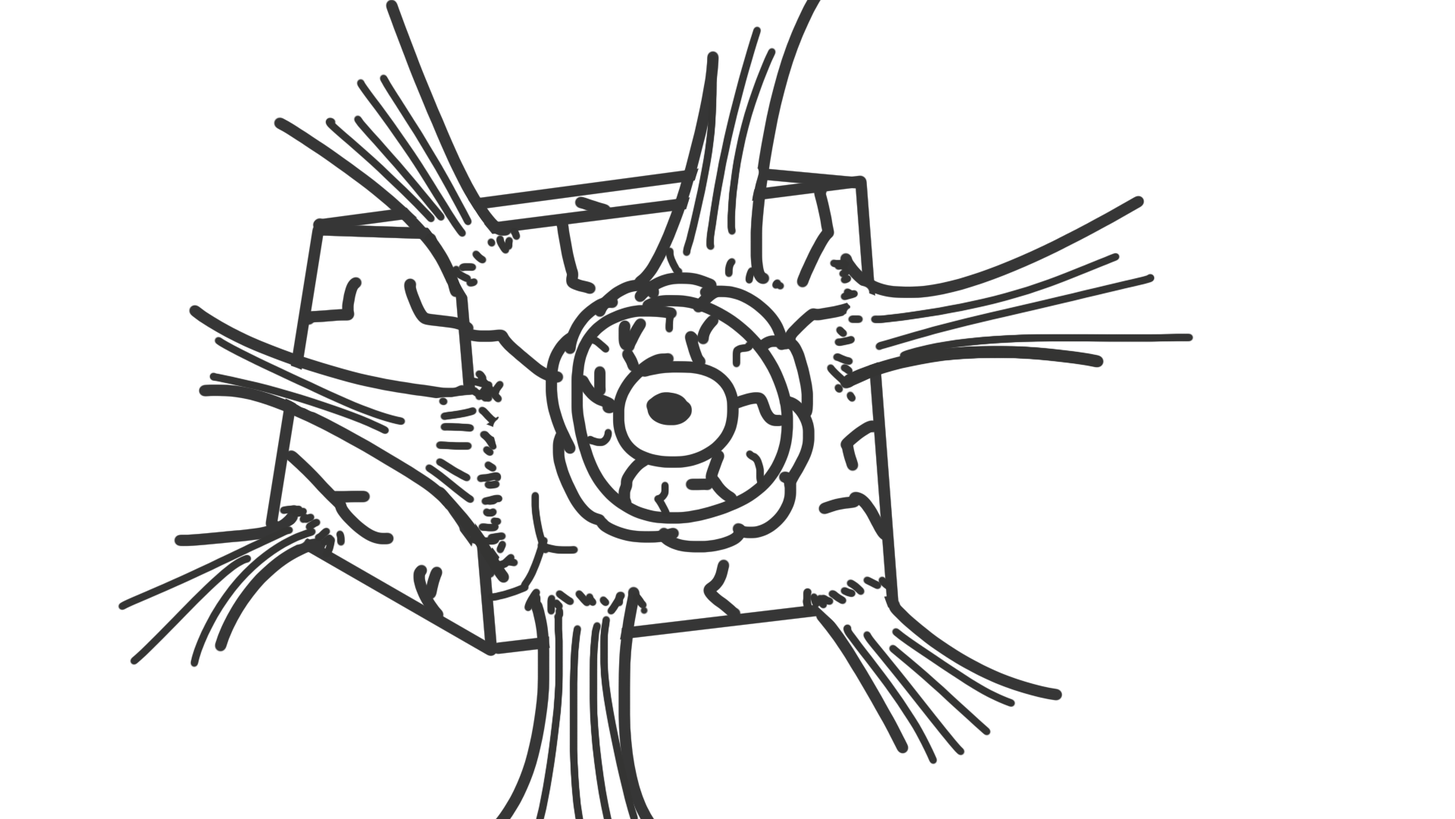
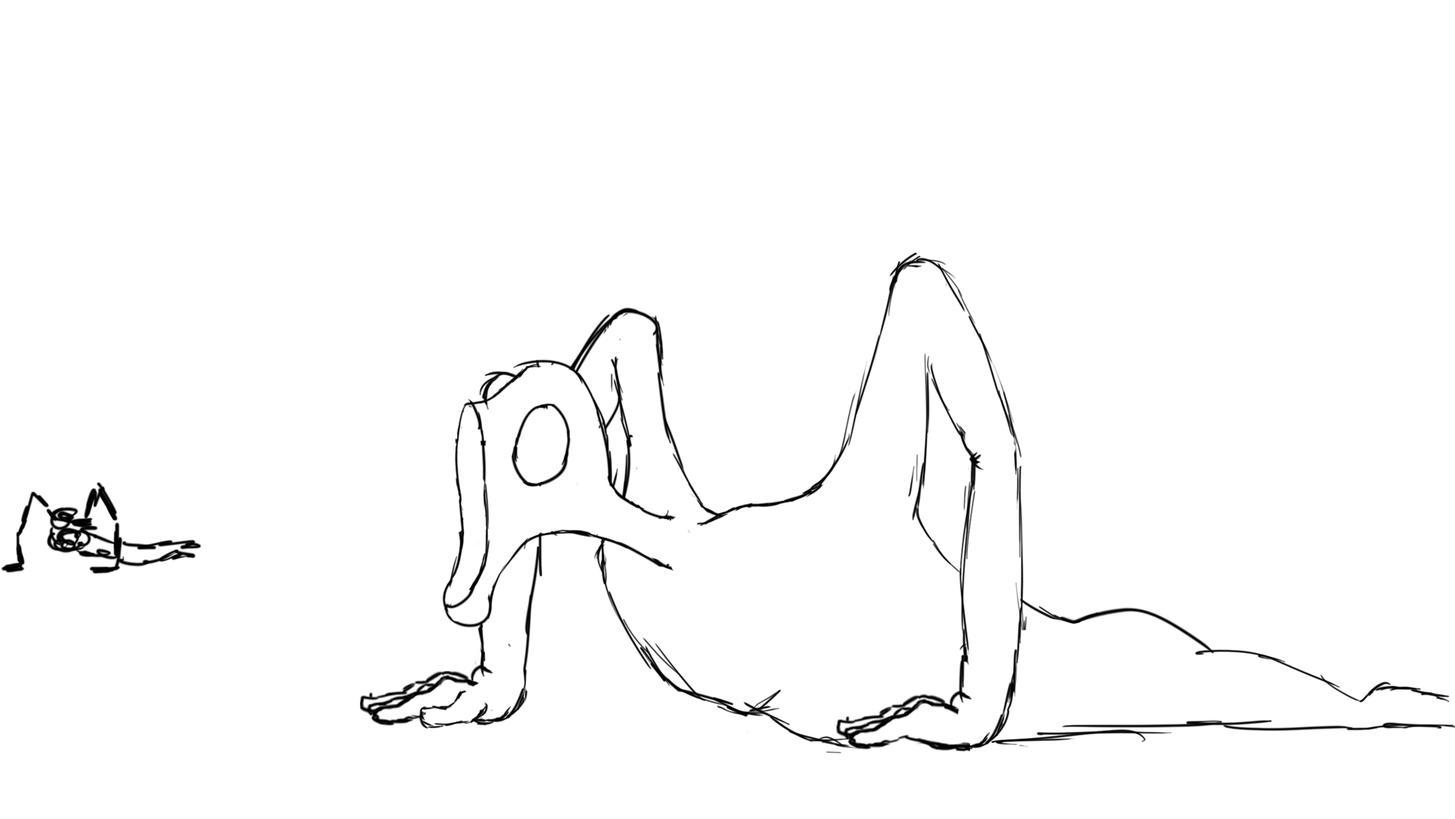
The second 1455×819 image is a revision of the first. Changes to its layers:
added group "Grupo 4" with 8 layers above "Capa 13" over [0, 251, 1455, 754]
added layer "Capa 22" in group "Grupo 4" over [469, 306, 1455, 754]
added layer "Capa 21" in group "Grupo 4" over [0, 481, 202, 575]
added layer "Capa 20" in group "Grupo 4" over [360, 670, 971, 752]
added layer "Capa 19" in group "Grupo 4" over [456, 251, 1216, 752]
added layer "Capa 16" in group "Grupo 4" over [372, 359, 692, 647]
hid "Capa 0" over [0, 0, 1455, 819]
